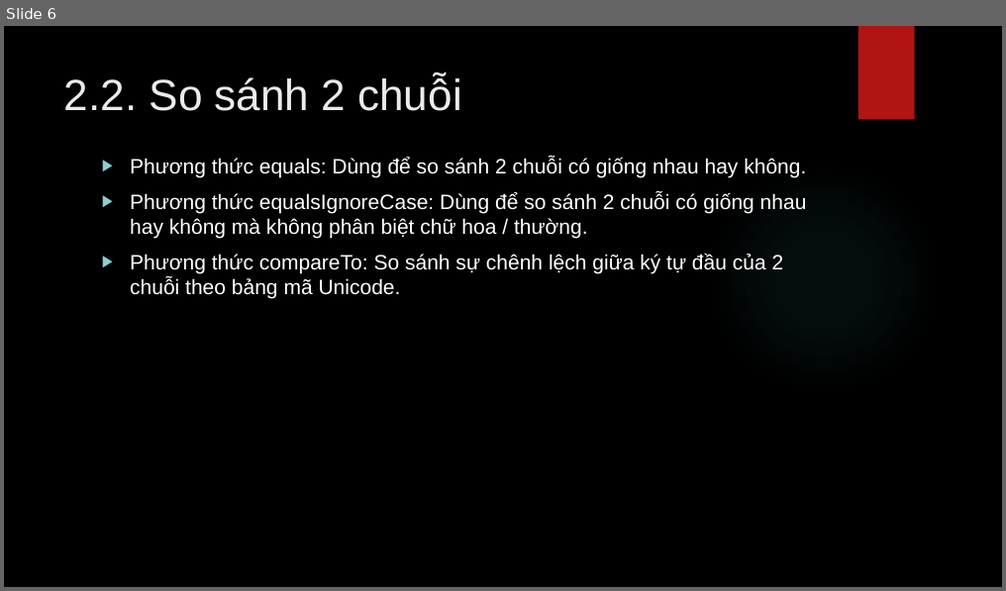
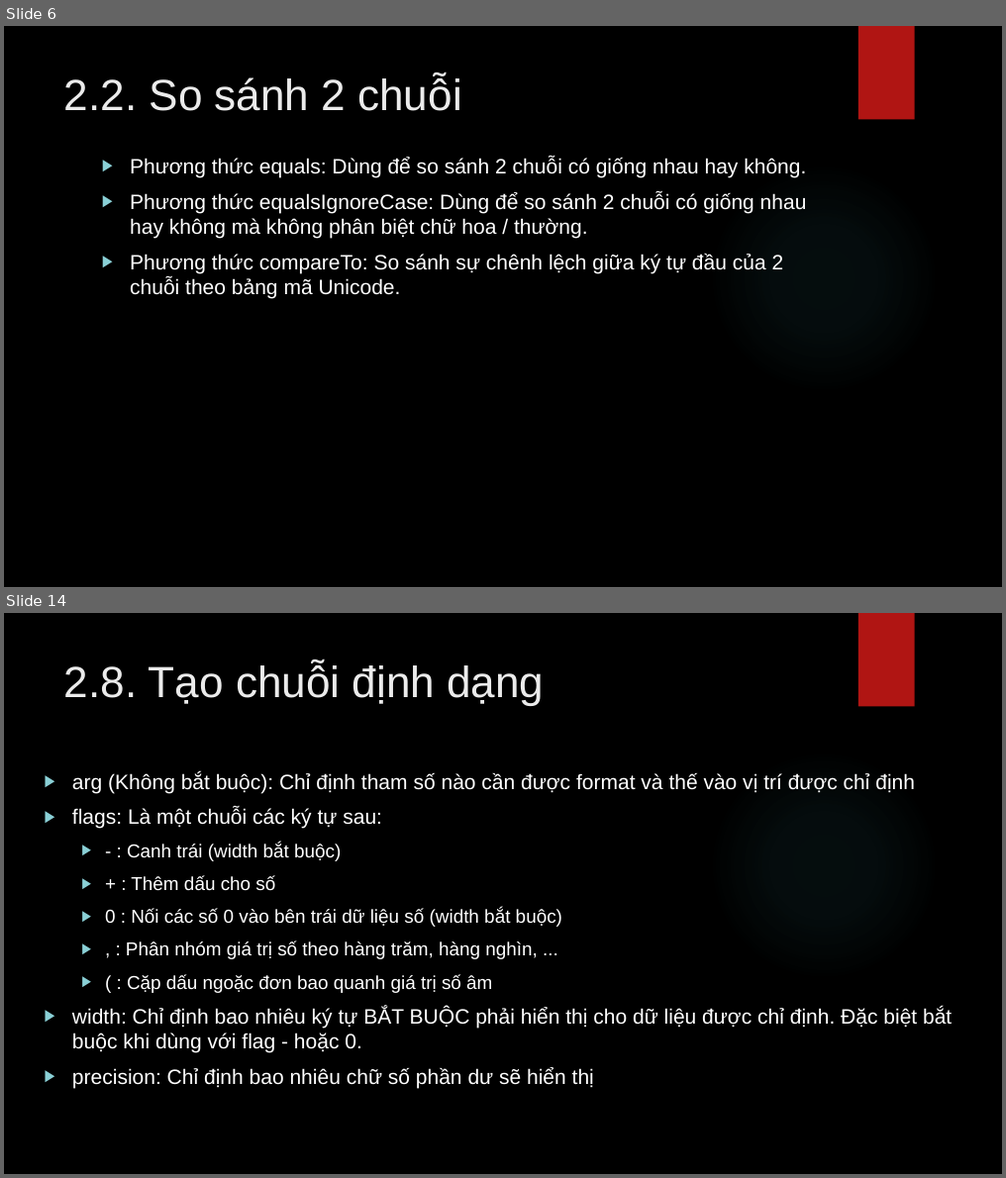
Before and after one commit to lequochai26/GDUTraining_Basic_Java_Web_Development, a slide deck: Slides/Day_2_2.pptx. Shown one above the other, each under a label of ours: slide 6 before the commit, slides 6 and 14 after it; the slides between them are not shown. The pictures are 1006x591 and 1006x1178 pixels, drawn with LibreOffice and Linux fonts; fonts in the diff are those of the drawing; background and template pictures are left out. Boxes give left, top, right and bottom in pixels: in the first picture for what was removed or moved away, otherwise in the second. Text is boxed around its words. In the diff, an @@ line names an element or a change of style, - is before the commit and + after.

```diff
--- a/Slides/Day_2_2.pptx
+++ b/Slides/Day_2_2.pptx
@@ slide 14 added at bbox=[4, 613, 1002, 1174], background picture (left out); not listed: 2 template elements that a slide beside it also shows @@
@@ title added at bbox=[64, 662, 544, 705], 42 pt, text #EBEBEB @@
+2.8. Tạo chuỗi định dạng
@@ text added at bbox=[72, 772, 951, 1088], 20 pt, text #FFFFFF @@
+▶ arg (Không bắt buộc): Chỉ định tham số nào cần được format và thế vào vị trí được chỉ định
+▶ flags: Là một chuỗi các ký tự sau:
+  ▶ - : Canh trái (width bắt buộc)
+  ▶ + : Thêm dấu cho số
+  ▶ 0 : Nối các số 0 vào bên trái dữ liệu số (width bắt buộc)
+  ▶ , : Phân nhóm giá trị số theo hàng trăm, hàng nghìn, ...
+  ▶ ( : Cặp dấu ngoặc đơn bao quanh giá trị số âm
+▶ width: Chỉ định bao nhiêu ký tự BẮT BUỘC phải hiển thị cho dữ liệu được chỉ định. Đặc biệt bắt buộc khi dùng với flag - hoặc 0.
+▶ precision: Chỉ định bao nhiêu chữ số phần dư sẽ hiển thị
```
Also in this commit, not shown: 43 other slides added.
